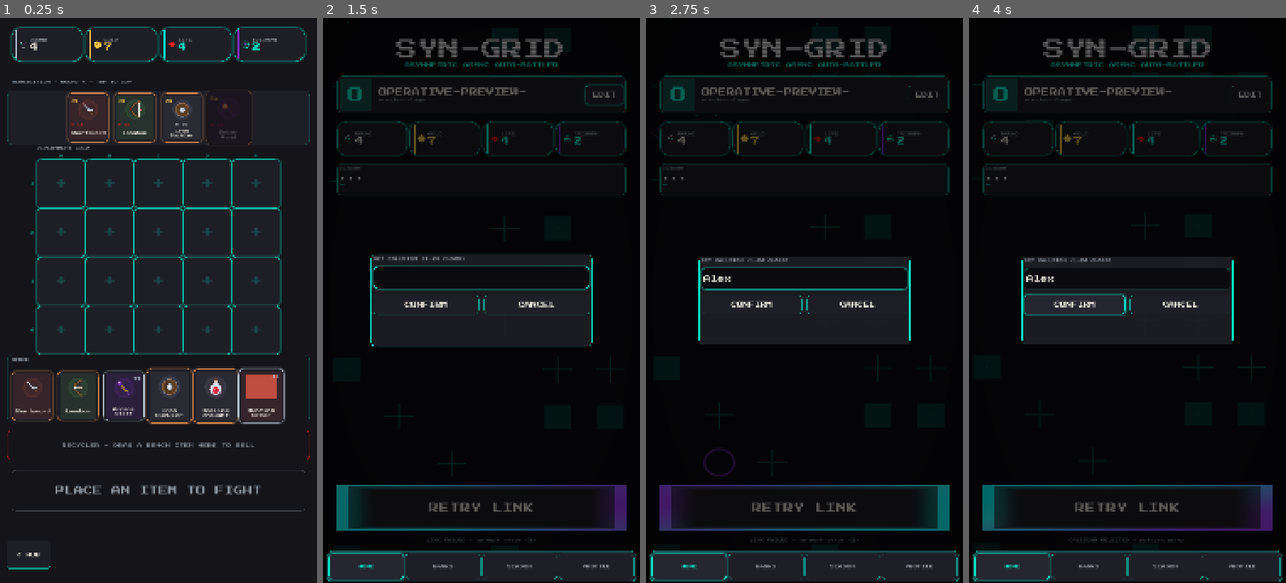
Above: before the commit, frames 1-4 (left to right).
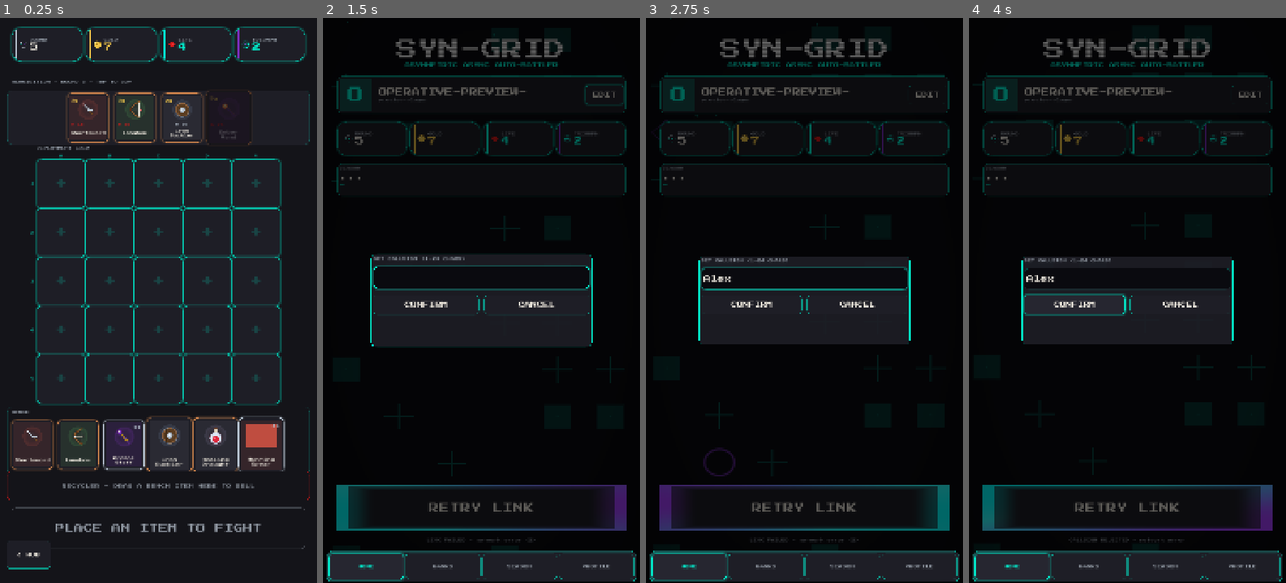
Above: after the commit, the same moments.

Repository: nomotomo/syn-grid-client
Game: Godot game, scene res://scenes/grid_prep/GridPrepPreviewHarness.tscn
Same seed, same stepped clock (60 frames per second), same inputs: the game is played once before the commit and once after it. This scene is started directly instead of the project's main scene. Sound files missing from this copy of the repository are replaced by a short silence.
Inputs (mouse positions are in pixels of both pictures, inside the frame that each line leads up to):
- Up to frame 1 (0.25 s): no input
- Up to frame 2 (1.5 s): click "< HUB" at 0.5 s; click "EDIT" at 1.25 s
- Up to frame 3 (2.75 s): click (804, 277) at 2.02 s; type "Alex" at 2.1 s
- Up to frame 4 (4 s): click "CONFIRM" at 2.75 s; click "CONFIRM" at 3.5 s

The runs differ from the first frame. In frame 1, 13% of the frame differs, in the area x 2-98%, y 4-94%; in frame 2, less than 0.1%; in frame 3, less than 0.1%; in frame 4, less than 0.1%.

Commit message:
Fix expanded grid layout overflow by stacking below grid edge
Position bench, recycler, and start button relative to the grid's computed bottom instead of fixed screen ratios; scale cell size down when 5x5+ grids need more vertical room so all rows stay visible at 1080x1920.

Co-authored-by: Cursor <cursoragent@cursor.com>

Diff:
--- a/scenes/grid_prep/GridPrepPreviewHarness.gd
+++ b/scenes/grid_prep/GridPrepPreviewHarness.gd
@@ -34,9 +34,12 @@
 		return
 
 	GameState.player_id = "preview-player"
-	GameState.current_round = 4
-	GameState.grid_columns = 5
-	GameState.grid_rows = 5
+	var grid_size := 5
+	if OS.get_environment("SYNGRID_GRID_SIZE") != "":
+		grid_size = int(OS.get_environment("SYNGRID_GRID_SIZE"))
+	GameState.current_round = maxi(4, grid_size)
+	GameState.grid_columns = grid_size
+	GameState.grid_rows = grid_size
 	GameState.gold = 7
 	GameState.life_points = 4
 	GameState.triumph_count = 2
@@ -84,6 +87,11 @@
 	]})
 	for _i in 50:
 		await get_tree().process_frame
+	var grid_bottom: float = _grid._grid_area.position.y + _grid._grid_area.size.y
+	var bench_top: float = _grid.get_node("%BenchRow").offset_top
+	print("auto-verify: grid %dx%d cell=%.0f grid_bottom=%.0f bench_top=%.0f gap=%.0f" % [
+		_grid.grid_rows, _grid.grid_columns, _grid._layout_cell_size.y,
+		grid_bottom, bench_top, bench_top - grid_bottom])
 	print("auto-verify: %d synergy border(s) on screen" % _grid._synergy_borders.size())
 	print("auto-verify: %d shop card(s) on screen" % _grid.get_node("%ShopRow").get_child_count())
 	_save_and_quit(screenshot_path)
--- a/scenes/grid_prep/GridPrepScene.gd
+++ b/scenes/grid_prep/GridPrepScene.gd
@@ -18,9 +18,10 @@
 @export var grid_rows: int = 4
 @export var shop_caption_ratio: float = 0.11
 @export var grid_top_margin_ratio: float = 0.25
-@export var bench_top_margin_ratio: float = 0.625
-@export var recycler_top_ratio: float = 0.73
-@export var start_button_top_ratio: float = 0.80
+@export var section_gap: float = 24.0
+@export var recycler_height: float = 100.0
+@export var start_button_height: float = 140.0
+@export var min_layout_cell_size: float = 72.0
 @export var synergy_strip_width: float = 20.0
 @export var caption_gap: float = 44.0
 @export var snap_particle_lifetime: float = 0.3
@@ -69,6 +70,7 @@
 var _bench_dirty: bool = false
 var _recycler_rest_style: StyleBoxFlat
 var _recycler_hot_style: StyleBoxFlat
+var _layout_cell_size: Vector2 = Vector2(150, 150)
 
 func _ready() -> void:
 	theme = ThemeBuilder.get_theme()
@@ -111,9 +113,27 @@
 # Cells are sized card + panel margins so occupied and empty cells stay the
 # same size and the grid never shifts as items land.
 func _cell_outer_size() -> Vector2:
-	return cell_size + Vector2.ONE * (ThemeBuilder.PANEL_CONTENT_MARGIN * 2.0)
+	return _layout_cell_size + Vector2.ONE * (ThemeBuilder.PANEL_CONTENT_MARGIN * 2.0)
+
+func _bottom_section_height(bench_cell_h: float) -> float:
+	return section_gap + caption_gap + bench_cell_h + section_gap \
+		+ recycler_height + section_gap + start_button_height
+
+func _compute_layout_cell_size() -> Vector2:
+	var grid_top := size.y * grid_top_margin_ratio
+	var bottom_h := _bottom_section_height(cell_size.y)
+	var avail_h := size.y - grid_top - caption_gap - bottom_h
+	var avail_w := size.x - 48.0
+	var max_outer_h := avail_h / maxf(grid_rows, 1)
+	var max_outer_w := avail_w / maxf(grid_columns, 1)
+	var max_outer := minf(max_outer_h, max_outer_w)
+	var export_outer := cell_size.x + ThemeBuilder.PANEL_CONTENT_MARGIN * 2.0
+	var outer := minf(max_outer, export_outer)
+	var inner := maxf(outer - ThemeBuilder.PANEL_CONTENT_MARGIN * 2.0, min_layout_cell_size)
+	return Vector2(inner, inner)
 
 func _layout_screen() -> void:
+	_layout_cell_size = _compute_layout_cell_size()
 	# Shop strip between the stats HUD and the grid.
 	var shop_caption_top := size.y * shop_caption_ratio
 	_shop_caption.position = Vector2(40.0, shop_caption_top)
@@ -133,7 +153,9 @@
 	_grid_caption.position = Vector2(_grid_area.position.x, _grid_area.position.y - caption_gap)
 	_grid_caption.size = Vector2(grid_total.x, caption_gap)
 
-	var bench_top := size.y * bench_top_margin_ratio
+	var grid_bottom := _grid_area.position.y + _grid_area.size.y
+	var bench_caption_top := grid_bottom + section_gap
+	var bench_top := bench_caption_top + caption_gap - 12.0
 	_bench_row.anchor_left = 0.0
 	_bench_row.anchor_right = 1.0
 	_bench_row.anchor_top = 0.0
@@ -141,22 +163,24 @@
 	_bench_row.offset_left = 40.0
 	_bench_row.offset_right = -40.0
 	_bench_row.offset_top = bench_top
-	_bench_row.offset_bottom = bench_top + cell_size.y
+	_bench_row.offset_bottom = bench_top + _layout_cell_size.y
 
 	# Bento backdrop: the bench sits on its own base-elevation panel so it
 	# reads as a separate zone without any harsh divider line (contract s.1).
-	_bench_panel.position = Vector2(24.0, bench_top - caption_gap - 12.0)
-	_bench_panel.size = Vector2(size.x - 48.0, cell_size.y + caption_gap + 36.0)
+	_bench_panel.position = Vector2(24.0, bench_caption_top - 12.0)
+	_bench_panel.size = Vector2(size.x - 48.0, _layout_cell_size.y + caption_gap + 36.0)
 	_bench_panel.add_theme_stylebox_override("panel",
 		ThemeBuilder.build_panel_style(SynGridPalette.BORDER_DIM, SynGridPalette.PANEL_BG))
-	_bench_caption.position = Vector2(40.0, bench_top - caption_gap)
+	_bench_caption.position = Vector2(40.0, bench_caption_top)
 	_bench_caption.size = Vector2(size.x - 80.0, caption_gap - 12.0)
 
-	_recycler_panel.position = Vector2(24.0, size.y * recycler_top_ratio)
-	_recycler_panel.size = Vector2(size.x - 48.0, 100.0)
-
-	_start_match_button.position = Vector2(40.0, size.y * start_button_top_ratio)
-	_start_match_button.size = Vector2(size.x - 80.0, 140.0)
+	var recycler_top := bench_top + _layout_cell_size.y + section_gap
+	_recycler_panel.position = Vector2(24.0, recycler_top)
+	_recycler_panel.size = Vector2(size.x - 48.0, recycler_height)
+
+	var start_top := recycler_top + recycler_height + section_gap
+	_start_match_button.position = Vector2(40.0, start_top)
+	_start_match_button.size = Vector2(size.x - 80.0, start_button_height)
 
 func _apply_grid_dimensions_from_state() -> void:
 	grid_columns = GameState.grid_columns
@@ -258,7 +282,7 @@
 				cell.set_occupied(false)
 
 func _apply_footprint_visual(card: ItemCard, footprint: Vector2i) -> void:
-	card.custom_minimum_size = cell_size * Vector2(footprint.x, footprint.y)
+	card.custom_minimum_size = _layout_cell_size * Vector2(footprint.x, footprint.y)
 
 func _reset_footprint_visual(card: ItemCard) -> void:
 	card.custom_minimum_size = card.card_size
@@ -459,7 +483,7 @@
 
 func _nearest_valid_anchor(drop_pos: Vector2, item: Dictionary,
 		exclude_item_id: String = "") -> GridCell:
-	var snap_radius := cell_size.x * 0.5
+	var snap_radius := _layout_cell_size.x * 0.5
 	var best: GridCell = null
 	var best_dist := snap_radius
 	for cell in _cells:
